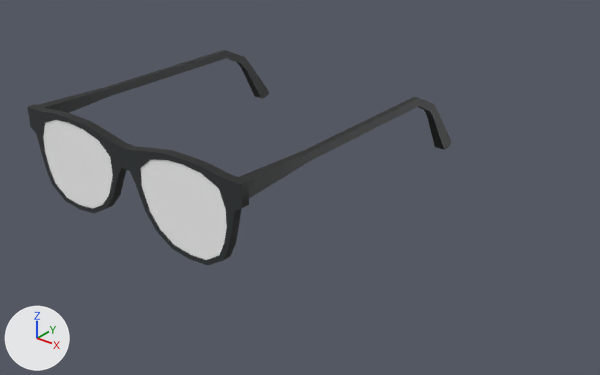
The glTF model EverythingLibraryBrowser/models/human/human-clothing-glasses/human-clothing-glasses_v1.glb: old version first, new version second.
Camera for both pictures: a 50 mm camera at (0.221, -0.245, 0.152) aimed at (0.031, -0.007, 0.005). Every picture has the same lights, and +X, +Y and +Z are marked at lower left. The first picture is the older version. Vertices at exactly the same position are counted once.

Before the edit, the objects in view are built like this:
```python
me_mesh_004 = bpy.data.meshes.new('Mesh.004')
me_mesh_004.from_pydata(...)  # 280 vertices, 480 faces; spans x -0.057..0.057, y -0.07..0.07, z 0.0..0.0387
# faces by material slot: [416, 64]
me_mesh_004.materials.append(mat_mat_standard_265)
me_mesh_004.materials.append(mat_mat_transp_013)
ob_glasses = bpy.data.objects.new('Glasses', me_mesh_004)
ob_glasses.location = (0.0, 0.0, 0.0)
```
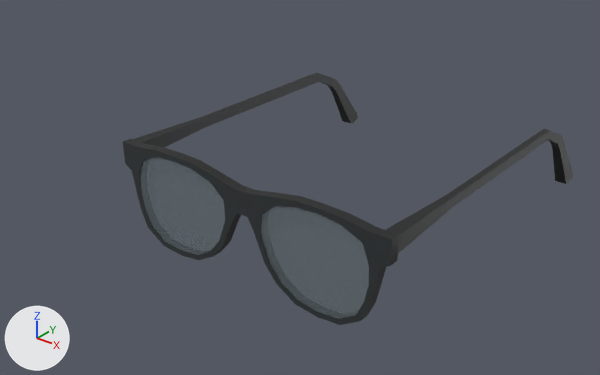
What changed in the scene script:
```text
Change me_mesh_004:
    used by ob_glasses; location = (0.0, 0.0, 0.0)
    remove me_mesh_004.from_pydata(...)  # 280 vertices, 480 faces; spans x -0.057..0.057, y -0.07..0.07, z 0.0..0.0387
    remove me_mesh_004.materials.append(mat_mat_standard_265)
    add me_mesh_004.from_pydata(...)  # 68 vertices, 64 faces; spans x -0.0498..0.0498, y -0.0697..-0.0661, z 0.0018..0.0368
    me_mesh_004 part 1: the loose piece of 148 vertices spanning x -0.057..0.057, y -0.07..-0.0664, z 0.0..0.0387 is deleted
    me_mesh_004 part 2: the loose piece of 32 vertices spanning x 0.0518..0.0566, y -0.0666..0.07, z 0.0039..0.0368 is deleted
    me_mesh_004 part 3: the loose piece of 32 vertices spanning x -0.0566..-0.0518, y -0.0666..0.07, z 0.0039..0.0368 is deleted
    me_mesh_004 part 4: 64 kept faces spanning x -0.0498..0.0498, y -0.0697..-0.0661, z 0.0018..0.0368 get new vertex colours; the middle colour goes from white #ffffff to grey #758288
Add me_mesh_001:
    me_mesh_001.from_pydata(...)  # 212 vertices, 416 faces; spans x -0.057..0.057, y -0.07..0.07, z 0.0..0.0387
    me_mesh_001.materials.append(mat_mat_standard_265)
Change ob_glasses:
    ob_glasses.location: (0.0, 0.0, 0.0) -> (0.057, 0.0, 0.0)
Add ob_glasses_001:
    ob_glasses_001 = bpy.data.objects.new('Glasses.001', me_mesh_001)
    ob_glasses_001.location = (0.057, 0.0, 0.0)
```

What differs and where, as boxes (x1, y1, x2, y2) in the pictures (600 x 375 px):
'Glasses', reshaped, moved (46% narrower, 25% shorter)
    before: (27, 50, 451, 265)
    after: (140, 157, 369, 319)
'Glasses.001', added
    after: (123, 73, 573, 325)
part 1 of me_mesh_004, deleted
    before: (27, 104, 249, 265)
part 2 of me_mesh_004, deleted
    before: (239, 97, 451, 198)
part 3 of me_mesh_004, deleted
    before: (38, 50, 269, 113)
part 4 of me_mesh_004, recoloured (white to grey)
    before: (43, 120, 227, 260)
    after: (140, 157, 369, 319)
